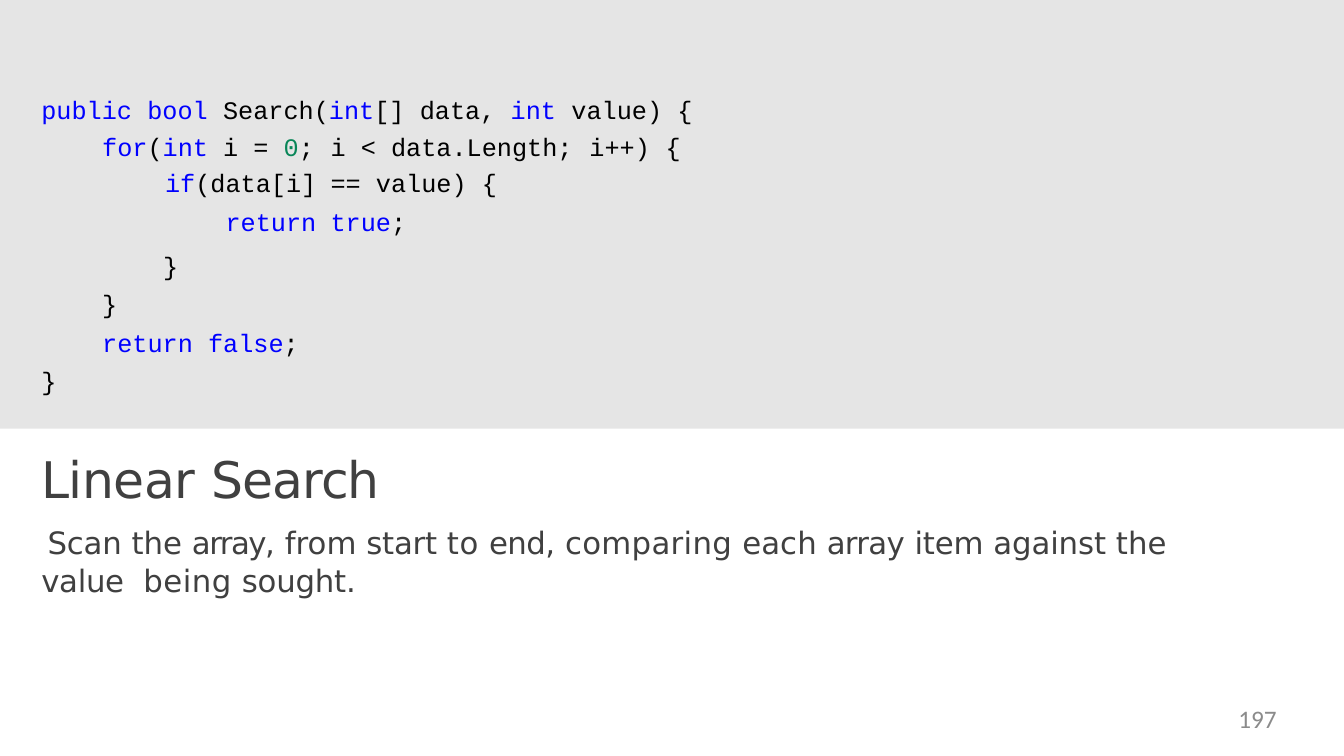
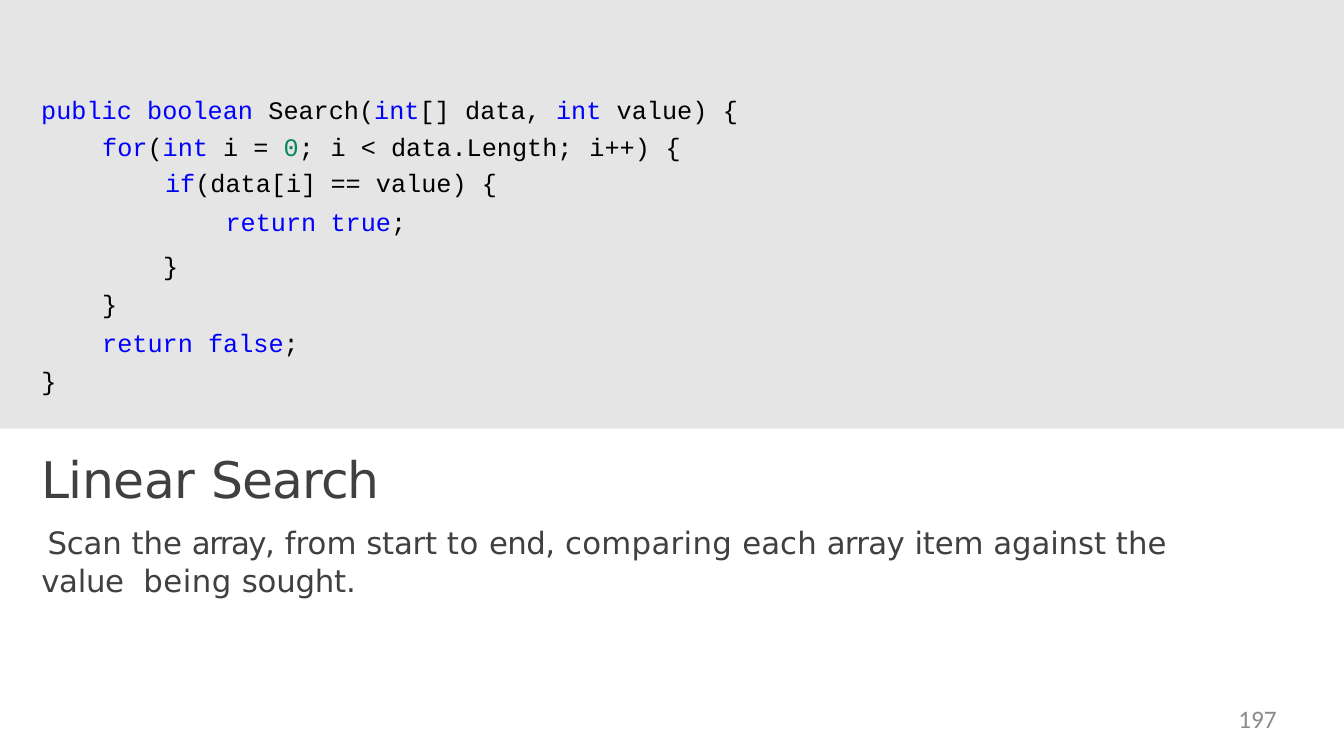
Before and after one commit to StevenJoseph19/DXC-FSD, a slide deck: slide 197 of 1. Core Java/Day 9/Slides/28. Sorting and Searching Array Data/sorting-and-searching-array-data-slides.pptx. Drawn at 1344x756 pixels with LibreOffice and Linux fonts; fonts in the diff are those of the drawing. Boxes give left, top, right and bottom in pixels: in the first picture for what was removed or moved away, otherwise in the second. Text is boxed around its words. In the diff, an @@ line names an element or a change of style, - is before the commit and + after.

```diff
--- a/1. Core Java/Day 9/Slides/28. Sorting and Searching Array Data/sorting-and-searching-array-data-slides.pptx
+++ b/1. Core Java/Day 9/Slides/28. Sorting and Searching Array Data/sorting-and-searching-array-data-slides.pptx
@@ text at (41,101,708,125): text changed @@
-public bool Search(int[] data, int value) {
+public boolean Search(int[] data, int value) {
```
Also in this commit, not shown: 1 other file.
